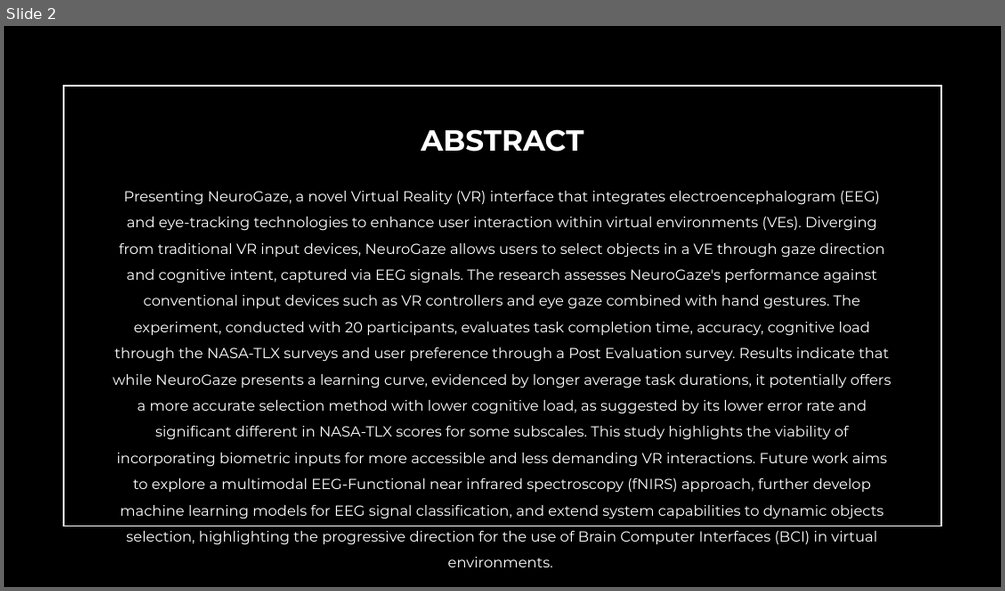
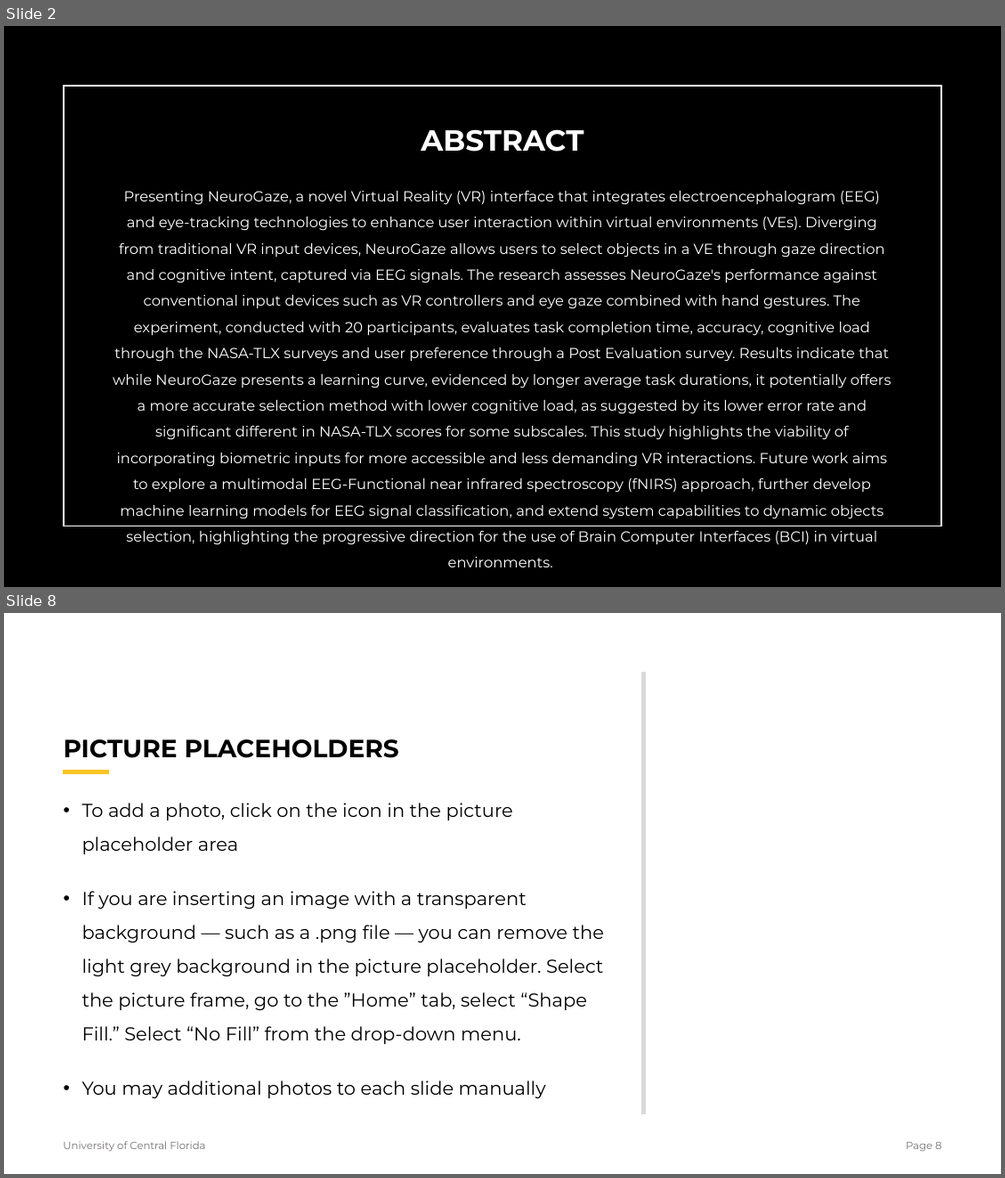
Before and after one commit to Wanyea/NeuroGaze, a slide deck: Research Documents/Thesis/NeuroGazeThesisDefense.pptx. Shown one above the other, each under a label of ours: slide 2 before the commit, slides 2 and 8 after it; the slides between them are not shown. The pictures are 1005x591 and 1005x1178 pixels, drawn with LibreOffice and Linux fonts; fonts in the diff are those of the drawing. Boxes give left, top, right and bottom in pixels: in the first picture for what was removed or moved away, otherwise in the second. Text is boxed around its words. In the diff, an @@ line names an element or a change of style, - is before the commit and + after.

```diff
--- a/Research Documents/Thesis/NeuroGazeThesisDefense.pptx
+++ b/Research Documents/Thesis/NeuroGazeThesisDefense.pptx
@@ slide 8 added at [4,613,1001,1174], background #FFFFFF @@
@@ line added from (643, 1115) to (643, 672), #D9D9D9 4 pt @@
@@ title added at [64,739,399,758], 24 pt, text #000000, bold @@
+PICTURE PLACEHOLDERS
@@ line added from (63, 772) to (109, 772), #F9C423 4 pt @@
@@ text added at [82,803,604,1098], 18 pt, text #000000 @@
+• To add a photo, click on the icon in the picture placeholder area
+• If you are inserting an image with a transparent background — such as a .png file — you can remove the light grey background in the picture placeholder. Select the picture frame, go to the ”Home” tab, select “Shape Fill.” Select “No Fill” from the drop-down menu.
+• You may additional photos to each slide manually
@@ text added at [63,1141,205,1151], 10 pt, text #767171 @@
+University of Central Florida
@@ page number added at [906,1142,941,1151], 10 pt, text #767171 @@
+Page 8
```
Also in this commit, not shown: 2 slides changed, 41 other slides added, 1 other file.
